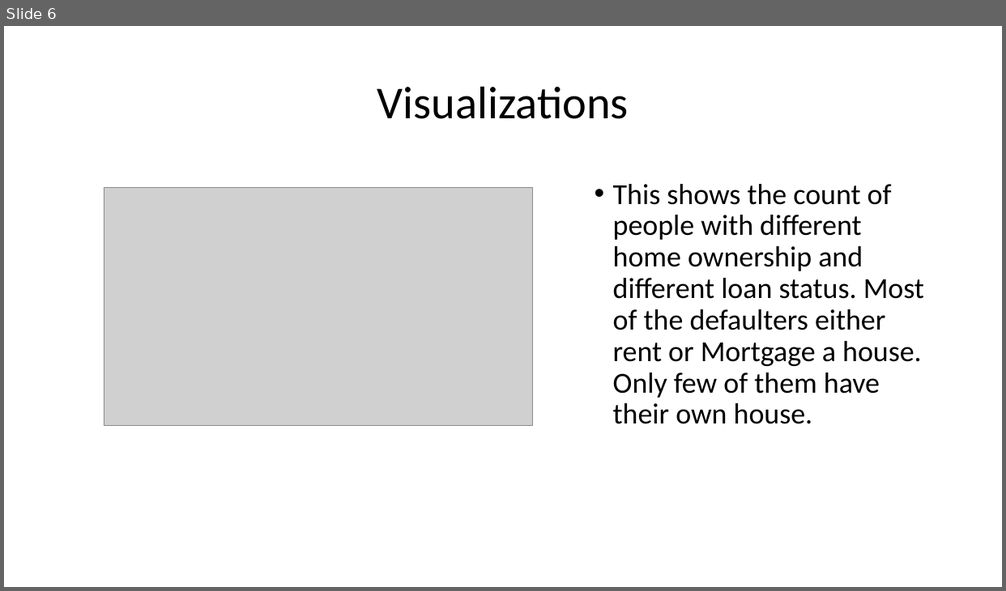
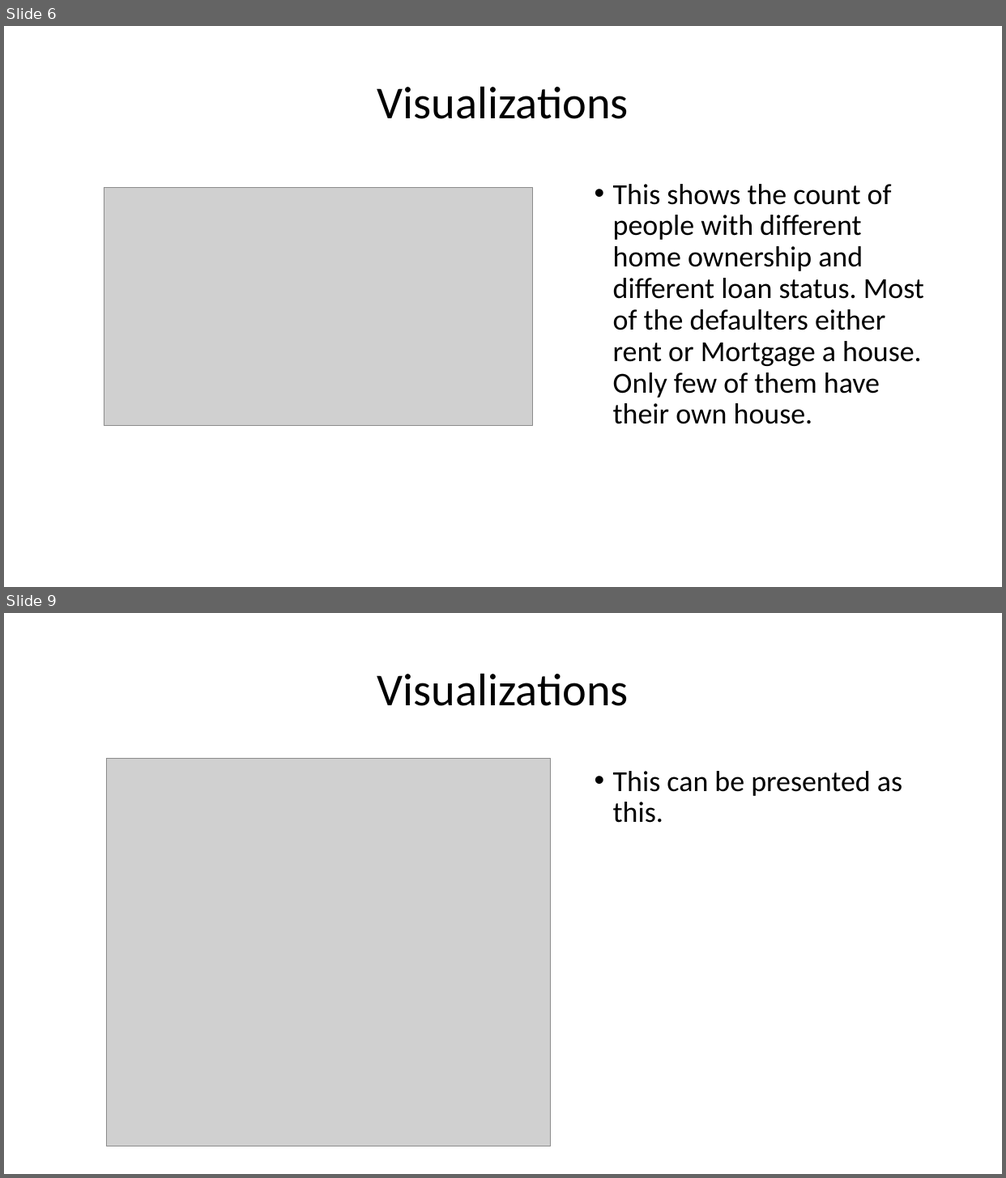
Before and after one commit to neetika01/LendingClubCaseStudy, a slide deck: Lending_club_case_study.pptx. Shown one above the other, each under a label of ours: slide 6 before the commit, slides 6 and 9 after it; the slides between them are not shown. The pictures are 1006x591 and 1006x1178 pixels, drawn with LibreOffice and Linux fonts; fonts in the diff are those of the drawing; grey boxes stand for pictures. Boxes give left, top, right and bottom in pixels: in the first picture for what was removed or moved away, otherwise in the second. Text is boxed around its words. In the diff, an @@ line names an element or a change of style, - is before the commit and + after.

```diff
--- a/Lending_club_case_study.pptx
+++ b/Lending_club_case_study.pptx
@@ slide 9 added at <box>4,613,1002,1174</box>, background #FFFFFF @@
@@ title added at <box>377,673,629,706</box>, 44 pt, text #000000 @@
+Visualizations
@@ picture added at <box>107,758,551,1147</box> @@
@@ text added at <box>613,771,902,823</box>, 28 pt, text #000000 @@
+• This can be presented as this.
```
Also in this commit, not shown: 5 other slides added, 2 other files.
